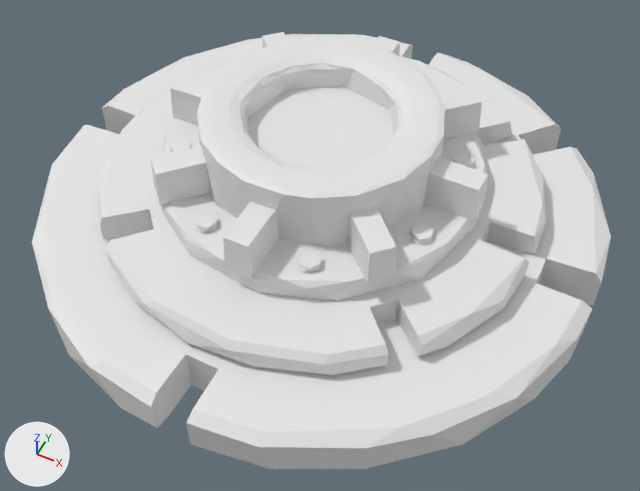
Two versions of the OBJ model assets/enemy1.obj, one commit apart.
Rendered twice from a 50 mm lens placed at (0.499, -1.004, 1.143), pointed at (0.023, -0.05, -0.049). The axes (+X, +Y, +Z) are drawn at lower left. The lights are the same throughout. Where no turn or scale is listed for an object, it has been applied to the vertices.

In view in the first picture: 'enemy1_Cylinder.009'.
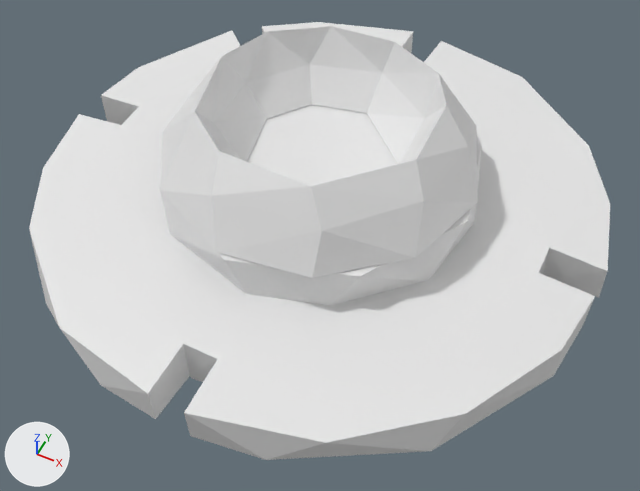
Edits to the scene script, one JSON object a line:
```json
{"block": "me_enemy1_cylinder_009", "where": "# used by ob_enemy1_cylinder_009; location = (0.0, 0.0, 0.0)"}
{"op": "remove", "block": "me_enemy1_cylinder_009", "code": "me_enemy1_cylinder_009.from_pydata(...)  # 761 vertices, 780 faces; spans x -0.499..0.499, y -0.497..0.497, z -0.242..0.221"}
{"op": "add", "block": "me_enemy1_cylinder_009", "code": "me_enemy1_cylinder_009.from_pydata(...)  # 351 vertices, 565 faces; spans x -0.502..0.502, y -0.499..0.501, z -0.222..0.244"}
{"block": "me_enemy1_cylinder_009", "change": "me_enemy1_cylinder_009 part 1: the loose piece of 123 vertices spanning x -0.499..0.499, y -0.497..0.497, z -0.055..0.029 is rebuilt with 62 vertices and now spans x -0.502..0.502, y -0.499..0.501, z -0.029..0.055"}
{"block": "me_enemy1_cylinder_009", "change": "me_enemy1_cylinder_009 part 2: the loose piece of 117 vertices spanning x -0.2..0.199, y -0.203..0.2, z 0.114..0.221 is rebuilt with 41 vertices and now spans x -0.279..0.277, y -0.273..0.278, z 0.125..0.244, in mat_basebase (white #e7e7e7)"}
{"block": "me_enemy1_cylinder_009", "change": "me_enemy1_cylinder_009 part 3: the loose piece of 43 vertices spanning x -0.281..0.283, y -0.28..0.277, z 0.076..0.114 is rebuilt with 21 vertices and now spans x -0.273..0.277, y -0.279..0.278, z 0.053..0.124, in mat_basebase (white #e7e7e7)"}
{"block": "me_enemy1_cylinder_009", "change": "me_enemy1_cylinder_009 part 4: 25 loose pieces with 358 vertices, spanning x -0.388..0.384, y -0.387..0.387, z 0.028..0.18, are deleted"}
```

Changed parts and their boxes [x1, y1, x2, y2] in the pictures (640 x 491 px):
```json
{"object": "enemy1_Cylinder.009", "change": "reshaped", "before": [32, 32, 611, 469], "after": [29, 22, 610, 460]}
{"part": 1, "of": "me_enemy1_cylinder_009", "change": "rebuilt", "before": [32, 34, 611, 469], "after": [29, 22, 610, 460]}
{"part": 2, "of": "me_enemy1_cylinder_009", "change": "rebuilt", "before": [197, 37, 445, 247], "after": [160, 26, 478, 278], "on screen": "28% wider, 20% taller"}
{"part": 3, "of": "me_enemy1_cylinder_009", "change": "rebuilt", "before": [161, 120, 486, 301], "after": [159, 104, 482, 306], "on screen": "12% taller"}
{"part": 4, "of": "me_enemy1_cylinder_009", "change": "deleted", "before": [97, 32, 546, 375]}
```
